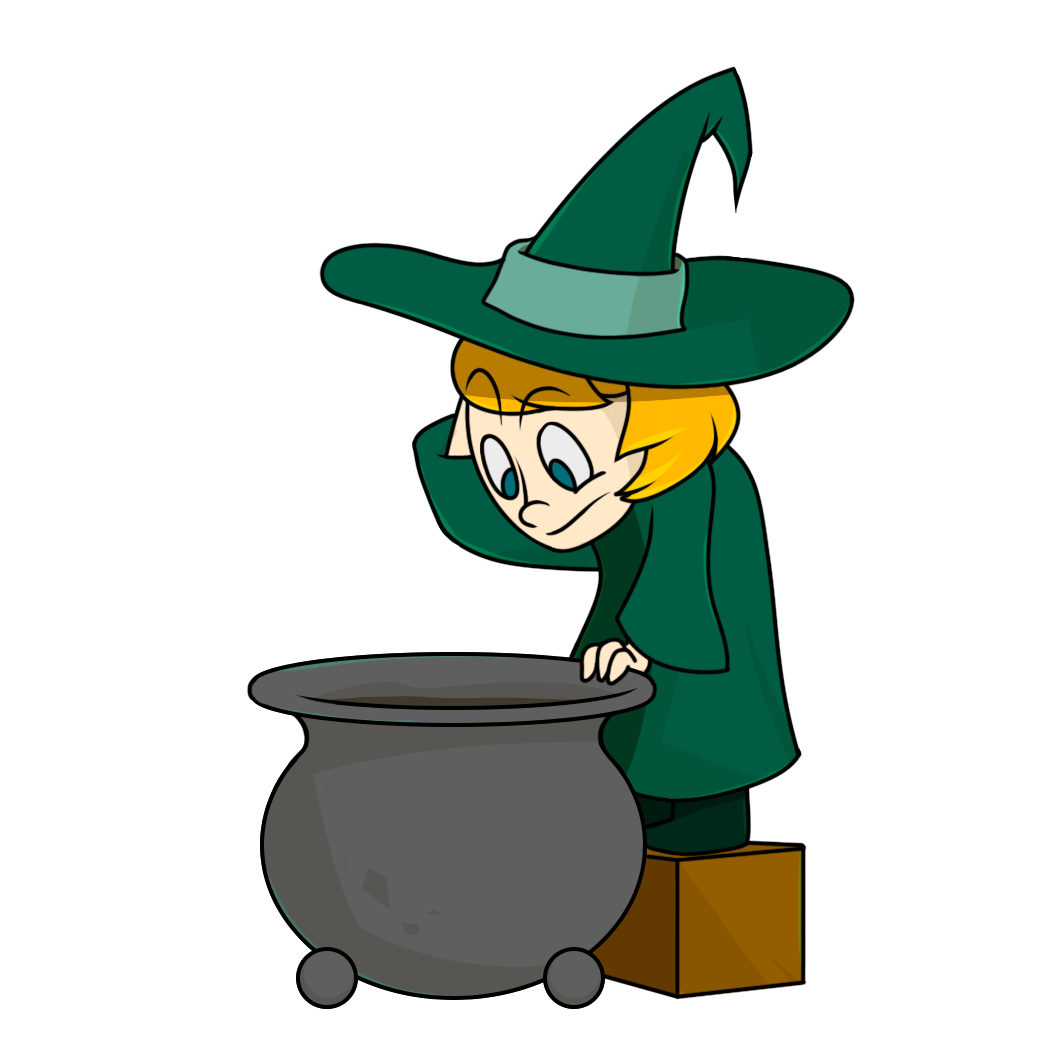
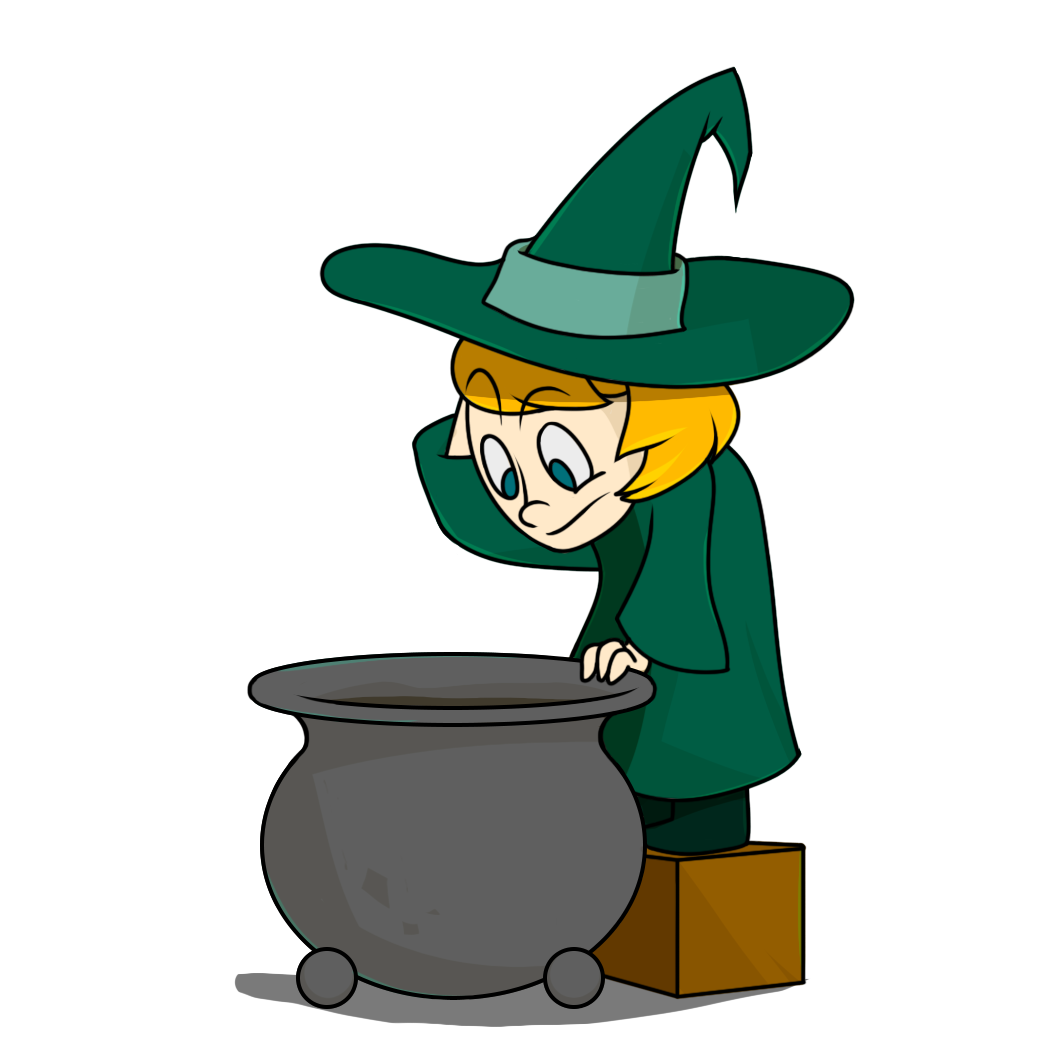
The second (1060, 1060) image is a revision of the first. Changes to its layers:
added layer "Layer 24" (52%) above "Layer 1" over <box>234,973,810,1027</box>
